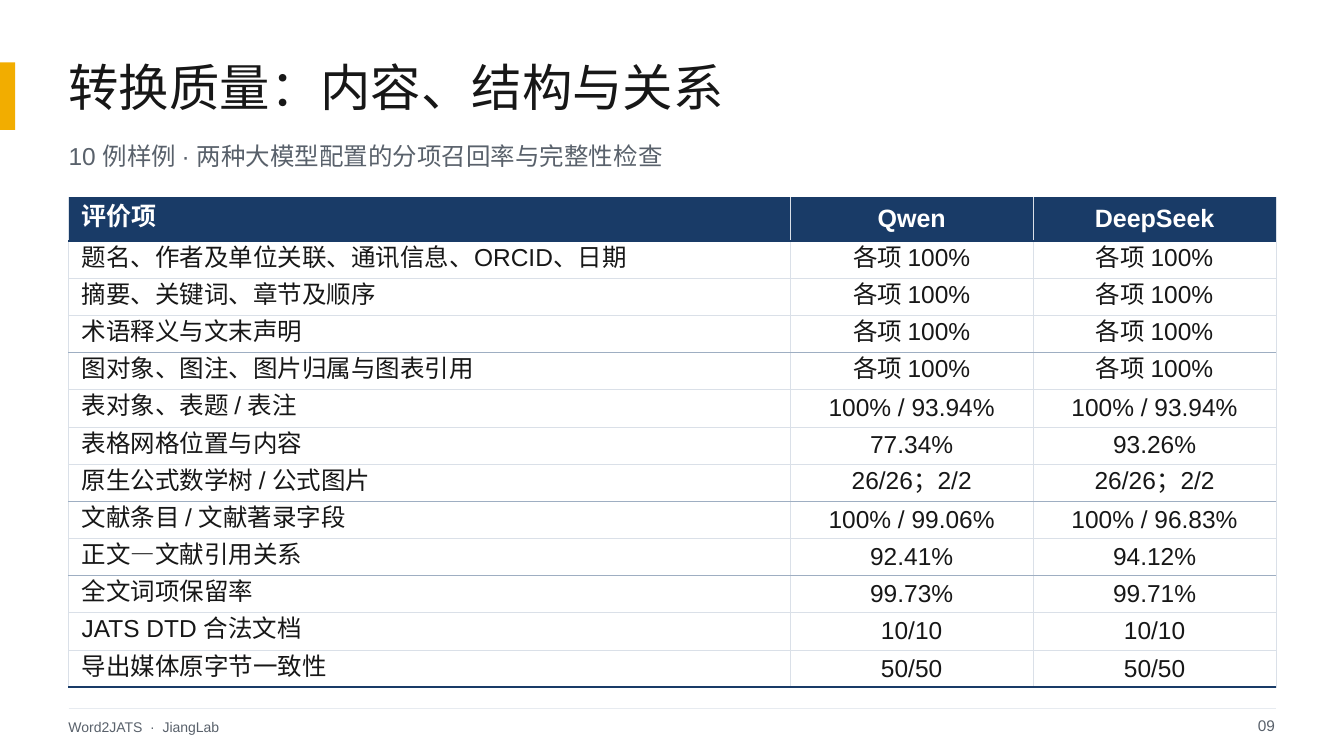
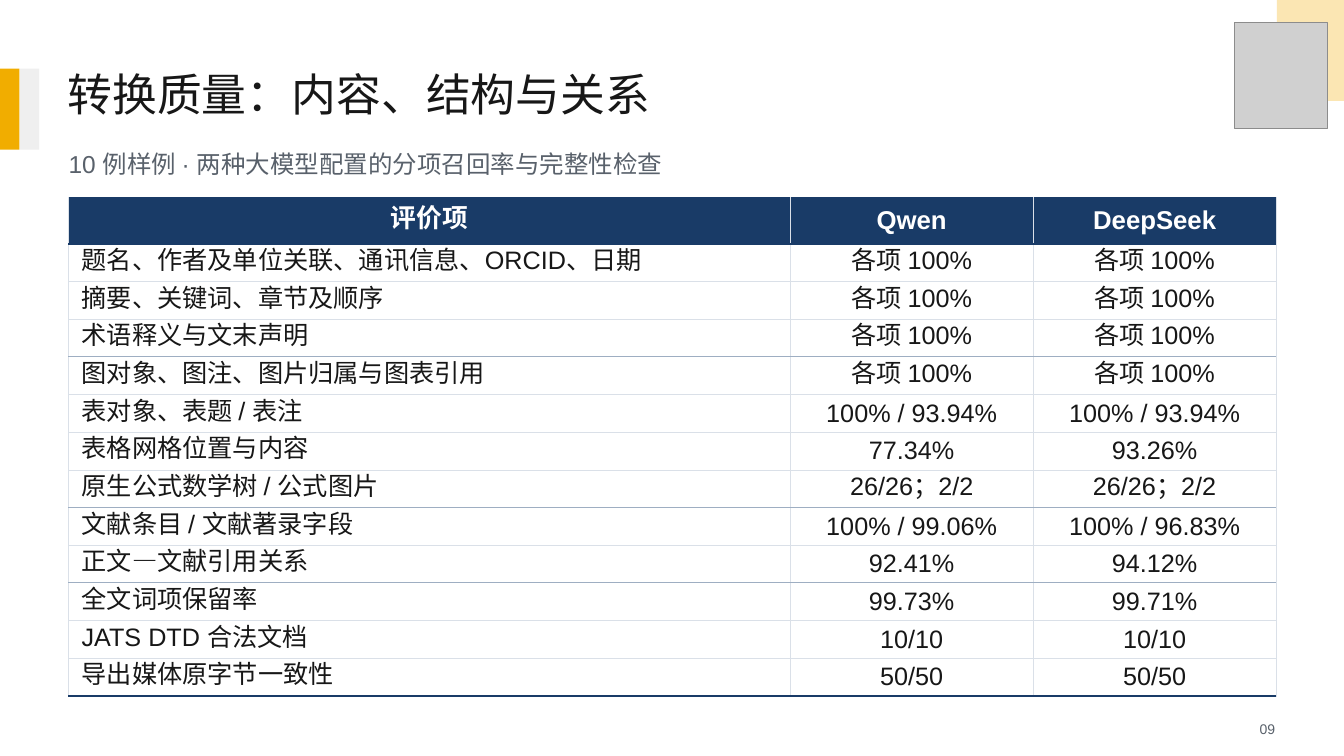
Before and after one commit to Deng-GuiFeng/Word2JATS, a slide deck: slide 9 of 决赛提交/JiangLab-决赛答辩.pptx. Drawn at 1344x756 pixels with LibreOffice and Linux fonts; fonts in the diff are those of the drawing; grey boxes stand for pictures. Boxes give left, top, right and bottom in pixels: in the first picture for what was removed or moved away, otherwise in the second. Text is boxed around its words. In the diff, an @@ line names an element or a change of style, - is before the commit and + after.

Commit message:
fix: restore competition slide template and align finals presentation with original brief

```diff
--- a/决赛提交/JiangLab-决赛答辩.pptx
+++ b/决赛提交/JiangLab-决赛答辩.pptx
@@ picture added at [1235, 22, 1328, 129] @@
@@ freeform shape added at [1277, 0, 1344, 101], fill #FBE6B3 @@
@@ rectangle: place and size @@
-rectangle at [0, 63, 15, 130]
+rectangle at [0, 69, 19, 150]
@@ rectangle at [0, 69, 19, 150]: fill #F2AD00 to #F1AD00 @@
@@ rectangle added at [19, 69, 38, 150], fill #EFEFEF @@
@@ text "转换质量：内容、结构与关系": place and size @@
-text "转换质量：内容、结构与关系" at [69, 63, 724, 110]
+text "转换质量：内容、结构与关系" at [68, 73, 651, 115]
@@ text "转换质量：内容、结构与关系" at [68, 73, 651, 115]: size 36 to 32 pt; line spacing 42.5pt to 37.8pt @@
@@ text "10 例样例 · 两种大模型配置的分项召回率与完整性检查": place and size @@
-text "10 例样例 · 两种大模型配置的分项召回率与完整性检查" at [69, 144, 663, 167]
+text "10 例样例 · 两种大模型配置的分项召回率与完整性检查" at [69, 152, 662, 175]
@@ table at [69, 198, 1276, 697] @@
@@ size 17.9 to 18.4 pt in "评价项", "Qwen", "DeepSeek" @@
@@ size 17.5 to 18 pt @@
@@ alignment left to centre @@
@@ line spacing 19.6pt to 20.2pt @@
@@ line removed from (69, 709) to (1276, 709) @@
@@ text removed at [68, 722, 220, 735] @@
-Word2JATS · JiangLab
@@ text "09" at [1260, 724, 1276, 734]: size 11 to 10 pt; line spacing 13pt to 11.8pt @@
```
Also in this commit, not shown: 11 other slides changed, 1 slide added, 4 other files.
